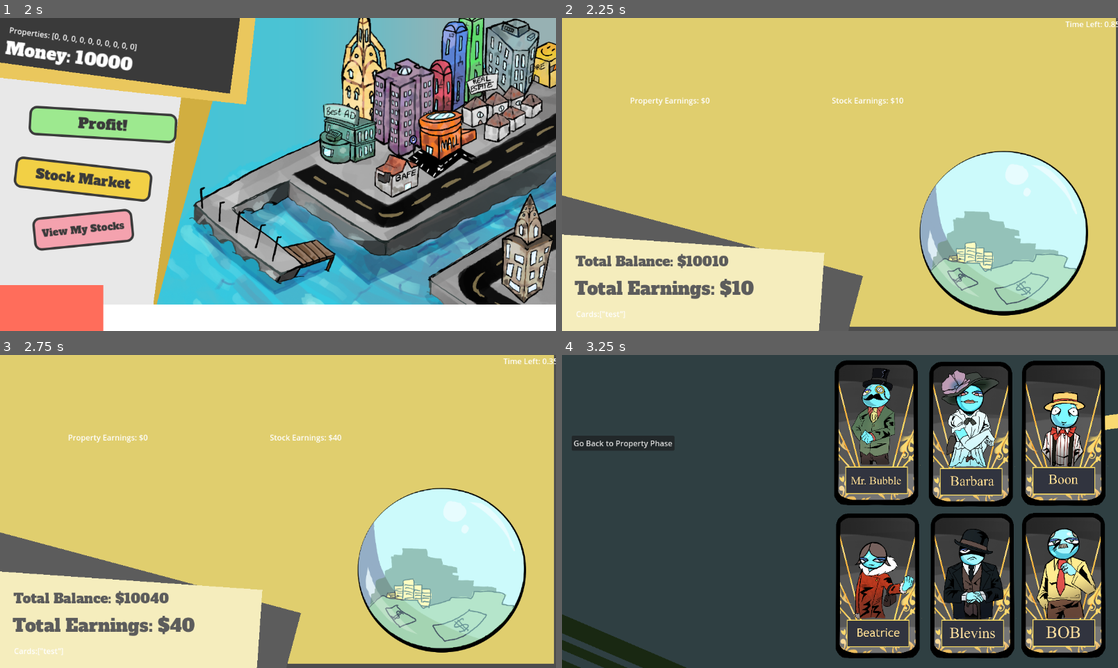
Above: before the commit, frames 1-4 (two rows, left to right).
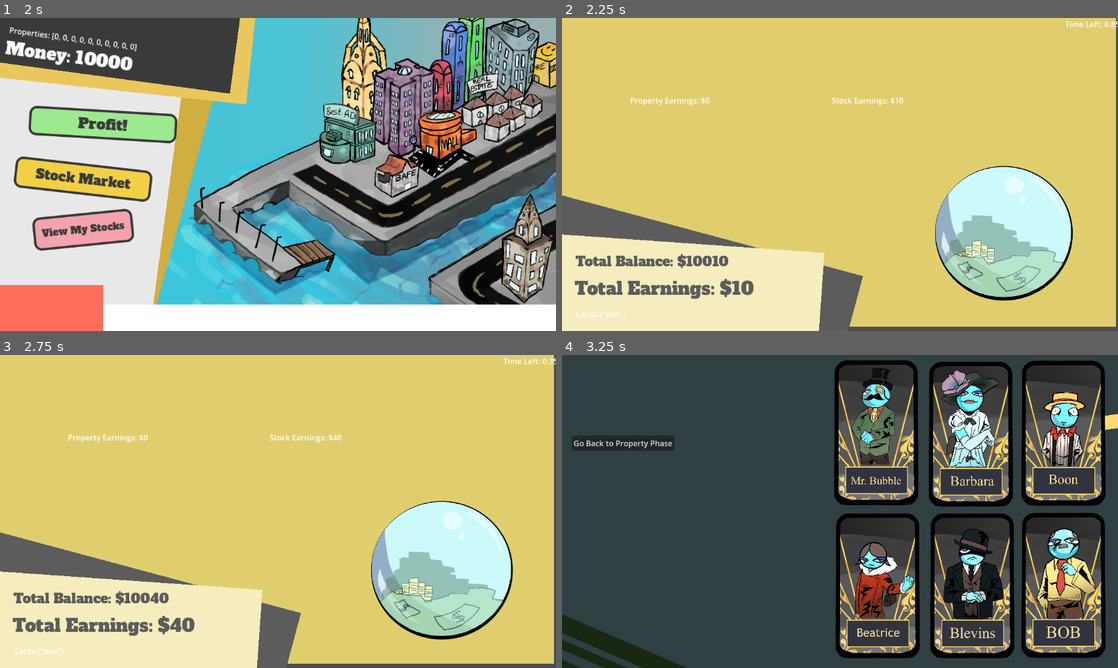
Above: after the commit, the same moments.

Repository: ARandomLemon/RushToRiches
Game: Godot game, scene res://Scenes/start_menu.tscn
The game is run twice, just before and just after one commit, with the same random seed, the same clock (stepped at 60 frames per second) and the same inputs.
Inputs (mouse positions are in pixels of both pictures, inside the frame that each line leads up to):
- Up to frame 1 (2 s): click "Start" at 0.5 s; move the mouse to (400, 158) at 1.27 s; click (400, 158) at 1.42 s
- Up to frame 2 (2.25 s): click "Profit!" at 2 s
- Up to frame 3 (2.75 s): no input
- Up to frame 4 (3.25 s): move the mouse to (728, 527) at 2.77 s; click (728, 527) at 2.92 s

Frame 1 is identical in both runs. In frame 2, 6.8% of the frame differs, in the area x 64-95%, y 42-96%; in frame 3, 6.3%; in frame 4, nothing differs.

Commit message:
added bubble scale

Diff:
--- a/Scenes/profit_phase.tscn
+++ b/Scenes/profit_phase.tscn
@@ -131,7 +131,7 @@
 offset_bottom = 182.0
 text = "Stock Earnings: $"
 
-[node name="Bubble" type="Sprite2D" parent="."]
+[node name="Bubble" type="Sprite2D" parent="Prof_UI"]
 position = Vector2(916, 446)
 scale = Vector2(0.6175, 0.6175)
 texture = ExtResource("3_owbsf")
--- a/Scripts/Phases/profit_phase.gd
+++ b/Scripts/Phases/profit_phase.gd
@@ -4,6 +4,8 @@
 var propEarn:float
 var stockEarn:float
 var totalSum:float
+var scale:float
+var sigma
 
 var prop_arr = [0,0,0]
 
@@ -31,6 +33,7 @@
 		totalEarn = propEarn + stockEarn
 
 		totalSum = Globals.money + totalEarn
+		increase_size()
 
 		$TotalMoneyLabel.text = "Total Balance: $" + str(totalSum)
 		$TotalEarnLabel.text = "Total Earnings: $" + str(totalEarn)
@@ -40,7 +43,11 @@
 		$CardArrayLabel.text = "Cards:" + str(Globals.card_array)
 		$Timer/TimeLabel.text = "Time Left: " + str($Timer/Timer.time_left) + "s"
 
-	pass
+
+var scalar :float = 0.5
+func increase_size():
+	scalar += 0.0005
+	$Bubble.scale = Vector2(scalar,scalar)
 
 func _on_timer_timeout() -> void:
 	Globals.money = totalSum
Not shown: 1 places in Scenes/Deck.tscn that only renumber resources
Not shown: 1 places in Scenes/profit_phase.tscn that only renumber resources
